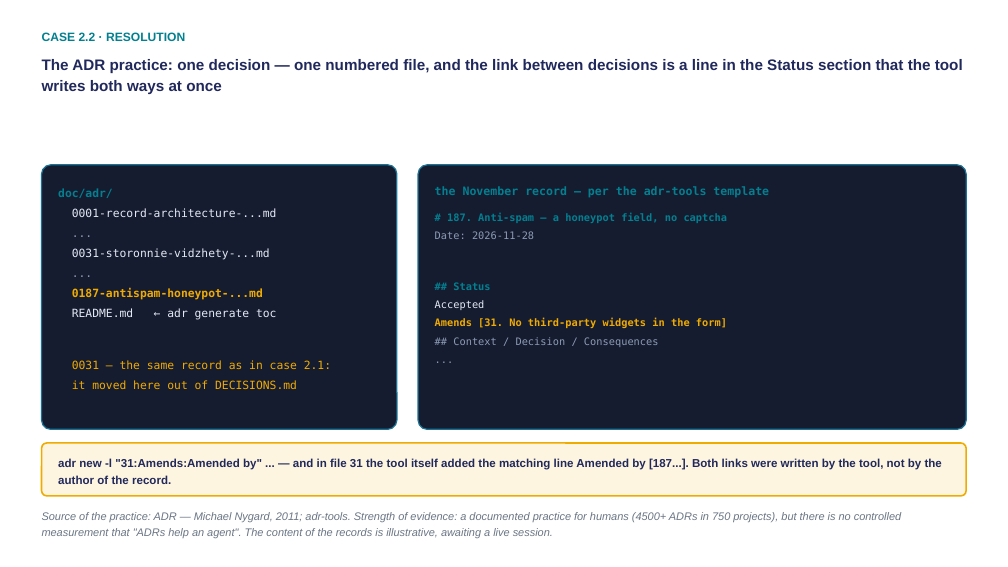
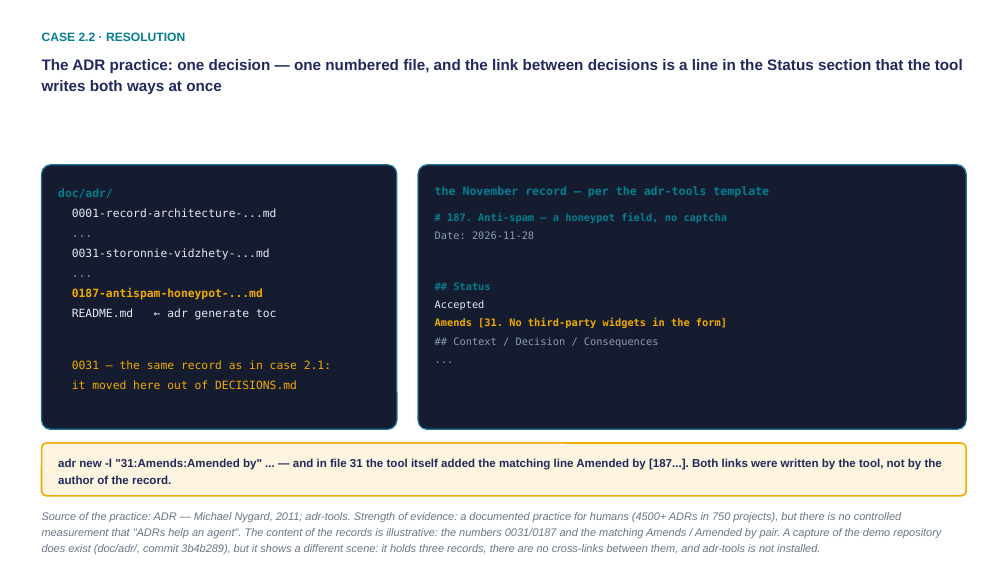
Before and after one commit to tellina-study/AI-usage-lessons, a slide deck: slide 43 of library/seminars/sem-04/rendered/sem-04-en.pptx. Drawn at 1008x567 pixels with LibreOffice and Linux fonts; fonts in the diff are those of the drawing. Boxes give left, top, right and bottom in pixels: in the first picture for what was removed or moved away, otherwise in the second. Text is boxed around its words. In the diff, an @@ line names an element or a change of style, - is before the commit and + after.

```diff
--- a/library/seminars/sem-04/rendered/sem-04-en.pptx
+++ b/library/seminars/sem-04/rendered/sem-04-en.pptx
@@ text at (42, 512, 941, 554): text changed @@
-Source of the practice: ADR — Michael Nygard, 2011; adr-tools. Strength of evidence: a documented practice for humans (4500+ ADRs in 750 projects), but there is no controlled measurement that "ADRs help an agent". The content of the records is illustrative, awaiting a live session.
+Source of the practice: ADR — Michael Nygard, 2011; adr-tools. Strength of evidence: a documented practice for humans (4500+ ADRs in 750 projects), but there is no controlled measurement that "ADRs help an agent". The content of the records is illustrative: the numbers 0031/0187 and the matching Amends / Amended by pair. A capture of the demo repository does exist (doc/adr/, commit 3b4b289), but it shows a different scene: it holds three records, there are no cross-links between them, and adr-tools is not installed.
```
Also in this commit, not shown: 8 other files.
